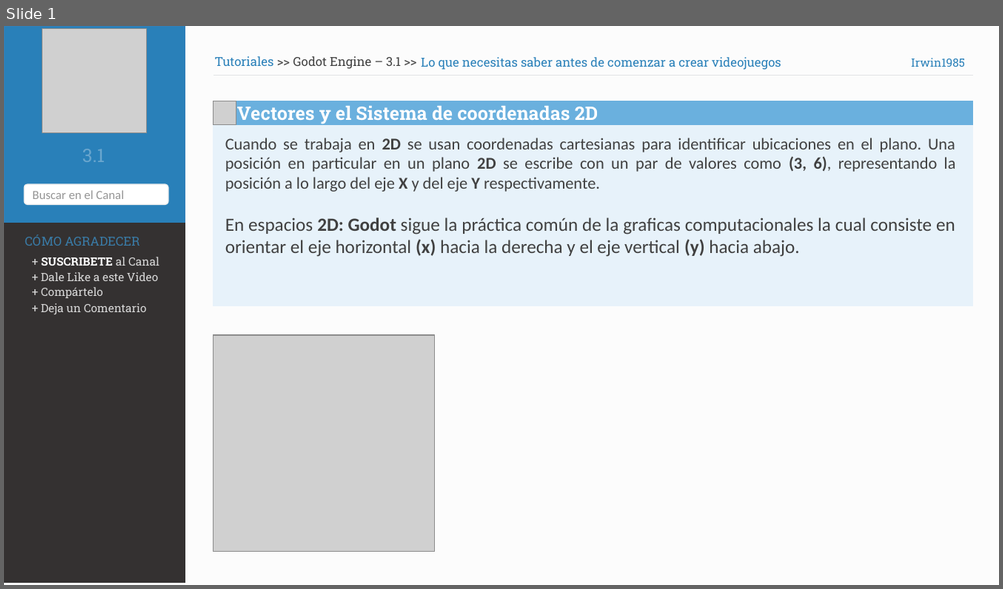
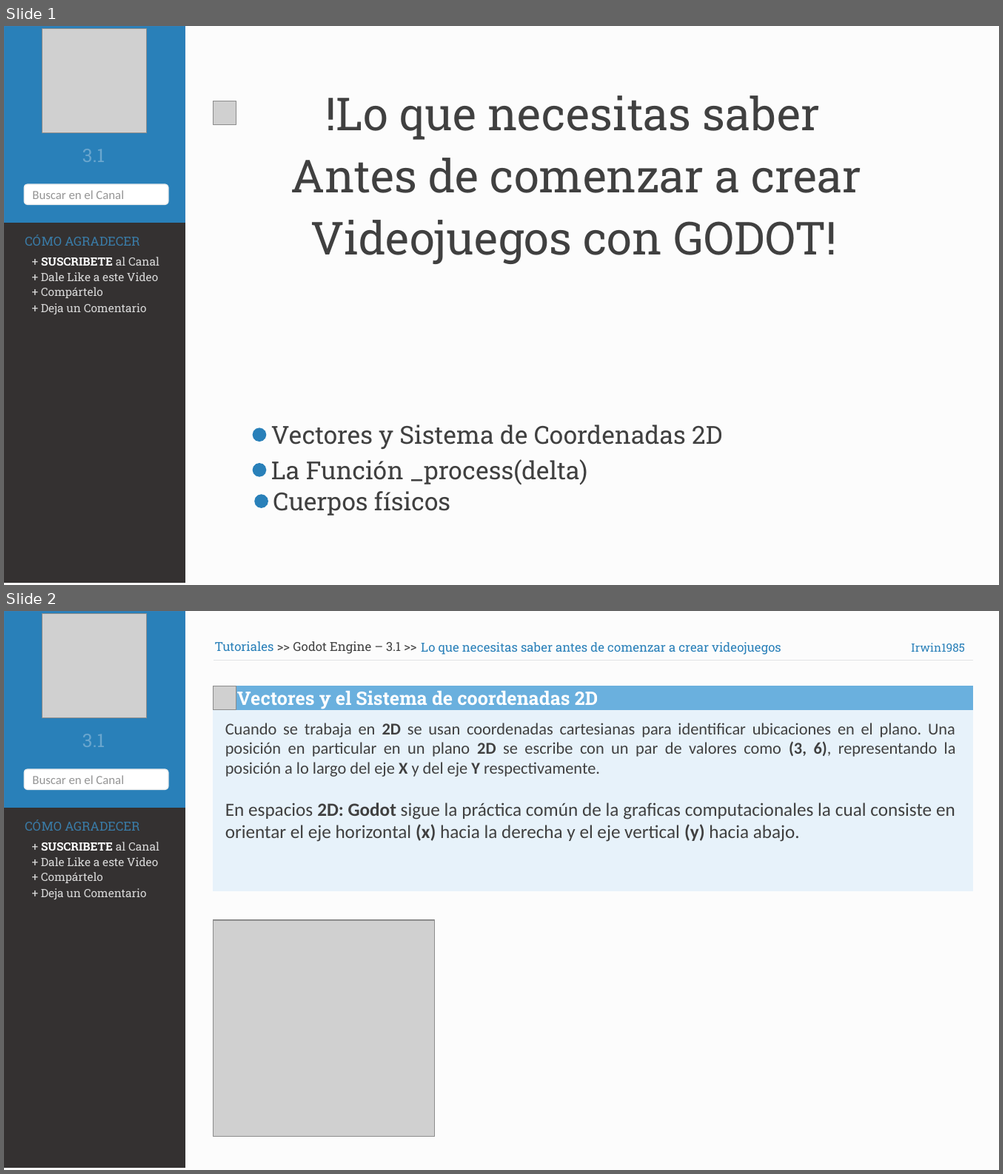
Before and after one commit to Irwin1985/LerningGodotByCode, a slide deck: assets/GodotPlantilla.pptx. Shown one above the other, each under a label of ours: slide 1 before the commit, slides 1 and 2 after it. The pictures are 1003x589 and 1003x1174 pixels, drawn with LibreOffice and Linux fonts; fonts in the diff are those of the drawing; grey boxes stand for pictures; background and template pictures are left out. Boxes give left, top, right and bottom in pixels: in the first picture for what was removed or moved away, otherwise in the second. Text is boxed around its words. In the diff, an @@ line names an element or a change of style, - is before the commit and + after.

```diff
--- a/assets/GodotPlantilla.pptx
+++ b/assets/GodotPlantilla.pptx
@@ slide 1 added at [4, 26, 999, 585], background #FCFCFC @@
@@ rectangle added at [4, 26, 185, 224], fill #2980B9, outline #3380B9 1 pt @@
@@ picture added at [42, 29, 147, 133] @@
@@ picture added at [213, 101, 236, 125] @@
@@ text added at [325, 96, 819, 140], 44 pt, text #404040 @@
+!Lo que necesitas saber
@@ text added at [82, 149, 105, 162], 18 pt, text #6AA6CE @@
+3.1
@@ text added at [291, 158, 862, 193], 44 pt, text #404040 @@
+Antes de comenzar a crear
@@ rounded rectangle added at [24, 184, 168, 204], fill #FFFFFF, outline #EFEFEF 1 pt, 12 pt, text #959595 @@
+Buscar en el Canal
@@ rectangle added at [4, 224, 185, 582], fill #343131, outline #343131 1 pt @@
@@ text added at [310, 220, 836, 264], 44 pt, text #404040 @@
+Videojuegos con GODOT!
@@ text added at [25, 235, 140, 246], 12 pt, text #3A7CA8 @@
+CÓMO AGRADECER
@@ group added at [41, 257, 159, 315]: 4 texts @@
++ SUSCRIBETE al Canal
++ Dale Like a este Video
++ Compártelo
++ Deja un Comentario
@@ text added at [271, 425, 722, 449], 24 pt, text #404040 @@
+Vectores y Sistema de Coordenadas 2D
@@ ellipse added at [253, 429, 266, 442], fill #2980B9, outline #2980B9 1 pt @@
@@ ellipse added at [253, 464, 266, 477], fill #2980B9, outline #2980B9 1 pt @@
@@ text added at [271, 460, 587, 486], 24 pt, text #404040 @@
+La Función _process(delta)
@@ text added at [273, 491, 450, 516], 24 pt, text #404040 @@
+Cuerpos físicos
@@ ellipse added at [255, 495, 267, 508], fill #2980B9, outline #2980B9 1 pt @@
@@ what was slide 1 is now slide 2 @@
```
Also in this commit, not shown: 4 slides changed, 1 other slide added.
